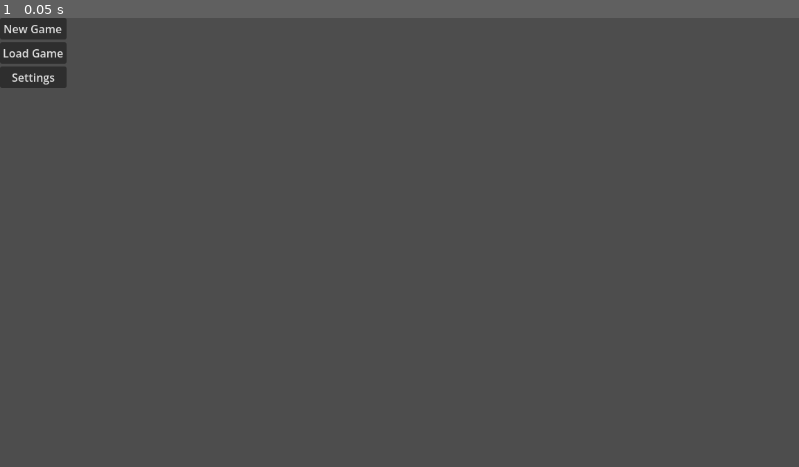
Above: before the commit, frame 1.
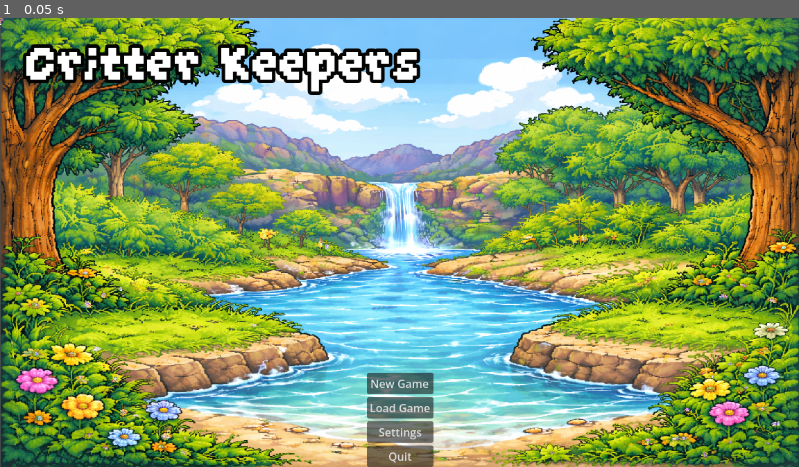
Above: after the commit, the same moment.

Repository: matteomaruca0/CritterKeepers
Game: Godot game, scene res://control.tscn
Two runs of this game, one before a commit and one after it. Both use one fixed random seed, a clock stepped at 60 frames per second and the inputs below. Before the commit the project has no main scene; this scene is started directly in both runs.
Inputs:
- Up to frame 1 (0.05 s): no input

The runs differ from the first frame. In frame 1, 99% of the frame differs, in the area x 0-100%, y 0-100%.

Commit message:
Add main menu assets and update project config

Diff:
--- a/critter-keepers-project/control.tscn
+++ b/critter-keepers-project/control.tscn
@@ -1,27 +1,329 @@
 [gd_scene format=3 uid="uid://crk8s0yexjped"]
 
-[node name="Control" type="Control" unique_id=1504315721]
+[ext_resource type="Texture2D" uid="uid://bthchn2b7n3dk" path="res://background1.png" id="1_0fbet"]
+[ext_resource type="Script" uid="uid://bi6awijfdu5rr" path="res://main_menu.gd" id="1_qtu10"]
+[ext_resource type="FontFile" uid="uid://cs0bp4s0xg7ri" path="res://GrapeSoda.ttf" id="2_62e2m"]
+[ext_resource type="Texture2D" uid="uid://crnqm5pqmfohp" path="res://Small-8-Direction-Characters_by_AxulArt.png" id="4_ee4bf"]
+
+[sub_resource type="StyleBoxTexture" id="StyleBoxTexture_62e2m"]
+texture = ExtResource("1_0fbet")
+
+[sub_resource type="StyleBoxEmpty" id="StyleBoxEmpty_qtu10"]
+
+[sub_resource type="Animation" id="Animation_kbped"]
+length = 0.001
+tracks/0/type = "value"
+tracks/0/imported = false
+tracks/0/enabled = true
+tracks/0/path = NodePath("Sprite2D:frame_coords")
+tracks/0/interp = 1
+tracks/0/loop_wrap = true
+tracks/0/keys = {
+"times": PackedFloat32Array(0),
+"transitions": PackedFloat32Array(1),
+"update": 1,
+"values": [Vector2i(0, 9)]
+}
+
+[sub_resource type="Animation" id="Animation_ee4bf"]
+resource_name = "idle_down"
+length = 0.1
+tracks/0/type = "value"
+tracks/0/imported = false
+tracks/0/enabled = true
+tracks/0/path = NodePath("Sprite2D:frame_coords")
+tracks/0/interp = 1
+tracks/0/loop_wrap = true
+tracks/0/keys = {
+"times": PackedFloat32Array(0.03333333),
+"transitions": PackedFloat32Array(1),
+"update": 1,
+"values": [Vector2i(4, 10)]
+}
+
+[sub_resource type="Animation" id="Animation_fj5cn"]
+resource_name = "idle_down_left"
+length = 0.1
+tracks/0/type = "value"
+tracks/0/imported = false
+tracks/0/enabled = true
+tracks/0/path = NodePath("Sprite2D:frame_coords")
+tracks/0/interp = 1
+tracks/0/loop_wrap = true
+tracks/0/keys = {
+"times": PackedFloat32Array(0.03333333),
+"transitions": PackedFloat32Array(1),
+"update": 1,
+"values": [Vector2i(5, 10)]
+}
+
+[sub_resource type="Animation" id="Animation_iy58a"]
+resource_name = "idle_down_right"
+length = 0.1
+tracks/0/type = "value"
+tracks/0/imported = false
+tracks/0/enabled = true
+tracks/0/path = NodePath("Sprite2D:frame_coords")
+tracks/0/interp = 1
+tracks/0/loop_wrap = true
+tracks/0/keys = {
+"times": PackedFloat32Array(0.03333333),
+"transitions": PackedFloat32Array(1),
+"update": 1,
+"values": [Vector2i(3, 10)]
+}
+
+[sub_resource type="Animation" id="Animation_6a6wx"]
+resource_name = "idle_left"
+length = 0.1
+tracks/0/type = "value"
+tracks/0/imported = false
+tracks/0/enabled = true
+tracks/0/path = NodePath("Sprite2D:frame_coords")
+tracks/0/interp = 1
+tracks/0/loop_wrap = true
+tracks/0/keys = {
+"times": PackedFloat32Array(0.03333333),
+"transitions": PackedFloat32Array(1),
+"update": 1,
+"values": [Vector2i(6, 10)]
+}
+
+[sub_resource type="Animation" id="Animation_sky72"]
+resource_name = "idle_right"
+length = 0.1
+tracks/0/type = "value"
+tracks/0/imported = false
+tracks/0/enabled = true
+tracks/0/path = NodePath("Sprite2D:frame_coords")
+tracks/0/interp = 1
+tracks/0/loop_wrap = true
+tracks/0/keys = {
+"times": PackedFloat32Array(0.03333333),
+"transitions": PackedFloat32Array(1),
+"update": 1,
+"values": [Vector2i(2, 10)]
+}
+
+[sub_resource type="Animation" id="Animation_0ytqx"]
+resource_name = "idle_up"
+length = 0.1
+tracks/0/type = "value"
+tracks/0/imported = false
+tracks/0/enabled = true
+tracks/0/path = NodePath("Sprite2D:frame_coords")
+tracks/0/interp = 1
+tracks/0/loop_wrap = true
+tracks/0/keys = {
+"times": PackedFloat32Array(0.03333333),
+"transitions": PackedFloat32Array(1),
+"update": 1,
+"values": [Vector2i(0, 10)]
+}
+
+[sub_resource type="Animation" id="Animation_eh0v1"]
+resource_name = "idle_up_left"
+length = 0.1
+tracks/0/type = "value"
+tracks/0/imported = false
+tracks/0/enabled = true
+tracks/0/path = NodePath("Sprite2D:frame_coords")
+tracks/0/interp = 1
+tracks/0/loop_wrap = true
+tracks/0/keys = {
+"times": PackedFloat32Array(0.03333333),
+"transitions": PackedFloat32Array(1),
+"update": 1,
+"values": [Vector2i(7, 10)]
+}
+
+[sub_resource type="Animation" id="Animation_pxugv"]
+resource_name = "idle_up_right"
+length = 0.1
+tracks/0/type = "value"
+tracks/0/imported = false
+tracks/0/enabled = true
+tracks/0/path = NodePath("Sprite2D:frame_coords")
+tracks/0/interp = 1
+tracks/0/loop_wrap = true
+tracks/0/keys = {
+"times": PackedFloat32Array(0.03333333),
+"transitions": PackedFloat32Array(1),
+"update": 1,
+"values": [Vector2i(1, 10)]
+}
+
+[sub_resource type="Animation" id="Animation_xvdhi"]
+resource_name = "move_down"
+length = 0.3
+tracks/0/type = "value"
+tracks/0/imported = false
+tracks/0/enabled = true
+tracks/0/path = NodePath("Sprite2D:frame_coords")
+tracks/0/interp = 1
+tracks/0/loop_wrap = true
+tracks/0/keys = {
+"times": PackedFloat32Array(0.00028510403, 0.1, 0.2),
+"transitions": PackedFloat32Array(1, 1, 1),
+"update": 1,
+"values": [Vector2i(4, 9), Vector2i(4, 10), Vector2i(4, 11)]
+}
+
+[sub_resource type="Animation" id="Animation_g31lc"]
+resource_name = "move_left"
+length = 0.3
+tracks/0/type = "value"
+tracks/0/imported = false
+tracks/0/enabled = true
+tracks/0/path = NodePath("Sprite2D:frame_coords")
+tracks/0/interp = 1
+tracks/0/loop_wrap = true
+tracks/0/keys = {
+"times": PackedFloat32Array(0, 0.1, 0.2),
+"transitions": PackedFloat32Array(1, 1, 1),
+"update": 1,
+"values": [Vector2i(6, 9), Vector2i(6, 10), Vector2i(6, 11)]
+}
+
+[sub_resource type="Animation" id="Animation_knq72"]
+resource_name = "move_right"
+length = 0.2
+tracks/0/type = "value"
+tracks/0/imported = false
+tracks/0/enabled = true
+tracks/0/path = NodePath("Sprite2D:frame_coords")
+tracks/0/interp = 1
+tracks/0/loop_wrap = true
+tracks/0/keys = {
+"times": PackedFloat32Array(0, 0.1, 0.2),
+"transitions": PackedFloat32Array(1, 1, 1),
+"update": 1,
+"values": [Vector2i(2, 9), Vector2i(2, 10), Vector2i(2, 11)]
+}
+
+[sub_resource type="Animation" id="Animation_am1vj"]
+resource_name = "move_up"
+length = 0.3
+tracks/0/type = "value"
+tracks/0/imported = false
+tracks/0/enabled = true
+tracks/0/path = NodePath("Sprite2D:frame_coords")
+tracks/0/interp = 1
+tracks/0/loop_wrap = true
+tracks/0/keys = {
+"times": PackedFloat32Array(0, 0.1, 0.2),
+"transitions": PackedFloat32Array(1, 1, 1),
+"update": 1,
+"values": [Vector2i(0, 9), Vector2i(0, 10), Vector2i(0, 11)]
+}
+
+[sub_resource type="AnimationLibrary" id="AnimationLibrary_eh0v1"]
+_data = {
+&"RESET": SubResource("Animation_kbped"),
+&"idle_down": SubResource("Animation_ee4bf"),
+&"idle_down_left": SubResource("Animation_fj5cn"),
+&"idle_down_right": SubResource("Animation_iy58a"),
+&"idle_left": SubResource("Animation_6a6wx"),
+&"idle_right": SubResource("Animation_sky72"),
+&"idle_up": SubResource("Animation_0ytqx"),
+&"idle_up_left": SubResource("Animation_eh0v1"),
+&"idle_up_right": SubResource("Animation_pxugv"),
+&"move_down": SubResource("Animation_xvdhi"),
+&"move_left": SubResource("Animation_g31lc"),
+&"move_right": SubResource("Animation_knq72"),
+&"move_up": SubResource("Animation_am1vj")
+}
+
+[sub_resource type="AnimationNodeStateMachine" id="AnimationNodeStateMachine_am1vj"]
+
+[node name="Main" type="Node" unique_id=1490523773]
+
+[node name="Main Menu" type="Control" parent="." unique_id=1504315721]
 layout_mode = 3
+anchors_preset = 15
+anchor_right = 1.0
+anchor_bottom = 1.0
+offset_left = 1.0
+offset_right = 1.0
+grow_horizontal = 2
+grow_vertical = 2
+script = ExtResource("1_qtu10")
+
+[node name="Panel" type="Panel" parent="Main Menu" unique_id=904192908]
+layout_mode = 1
 anchors_preset = 15
 anchor_right = 1.0
 anchor_bottom = 1.0
 grow_horizontal = 2
 grow_vertical = 2
-
-[node name="VBoxContainer" type="VBoxContainer" parent="." unique_id=725611939]
-layout_mode = 0
-offset_right = 40.0
-offset_bottom = 40.0
-
-[node name="New Game" type="Button" parent="VBoxContainer" unique_id=242803601]
+theme_override_styles/panel = SubResource("StyleBoxTexture_62e2m")
+
+[node name="VBoxContainer" type="VBoxContainer" parent="Main Menu" unique_id=725611939]
+layout_mode = 1
+anchors_preset = 7
+anchor_left = 0.5
+anchor_top = 1.0
+anchor_right = 0.5
+anchor_bottom = 1.0
+offset_left = -48.0
+offset_top = -101.0
+offset_right = 48.0
+grow_horizontal = 2
+grow_vertical = 0
+
+[node name="New Game" type="Button" parent="Main Menu/VBoxContainer" unique_id=242803601]
 layout_mode = 2
 text = "New Game"
 
-[node name="Load Game" type="Button" parent="VBoxContainer" unique_id=2104142040]
+[node name="Load Game" type="Button" parent="Main Menu/VBoxContainer" unique_id=2104142040]
 layout_mode = 2
 text = "Load Game"
 
-[node name="Settings" type="Button" parent="VBoxContainer" unique_id=1915071577]
+[node name="Settings" type="Button" parent="Main Menu/VBoxContainer" unique_id=1915071577]
 layout_mode = 2
 text = "Settings
 "
+
+[node name="Quit" type="Button" parent="Main Menu/VBoxContainer" unique_id=1470031056]
+layout_mode = 2
+text = "Quit"
+
+[node name="Label" type="Label" parent="Main Menu" unique_id=857709582]
+layout_mode = 1
+offset_left = 37.0
+offset_top = 21.0
+offset_right = 605.0
+offset_bottom = 206.0
+theme_override_colors/font_shadow_color = Color(0.015686275, 0.015686275, 0.011764706, 1)
+theme_override_colors/font_outline_color = Color(0.015686275, 0.015686275, 0.011764706, 1)
+theme_override_constants/shadow_offset_x = 0
+theme_override_constants/shadow_offset_y = 3
+theme_override_constants/outline_size = 20
+theme_override_fonts/font = ExtResource("2_62e2m")
+theme_override_font_sizes/font_size = 90
+theme_override_styles/normal = SubResource("StyleBoxEmpty_qtu10")
+text = "Critter Keepers
+"
+
+[node name="Game" type="Node" parent="." unique_id=94852806]
+
+[node name="Player" type="CharacterBody2D" parent="Game" unique_id=1245411479]
+
+[node name="Sprite2D" type="Sprite2D" parent="Game/Player" unique_id=628479329]
+texture = ExtResource("4_ee4bf")
+hframes = 8
+vframes = 12
+frame = 72
+
+[node name="AnimationPlayer" type="AnimationPlayer" parent="Game/Player" unique_id=122450457]
+libraries/ = SubResource("AnimationLibrary_eh0v1")
+
+[node name="AnimationTree" type="AnimationTree" parent="Game/Player" unique_id=769265886]
+tree_root = SubResource("AnimationNodeStateMachine_am1vj")
+
+[node name="CollisionShape2D" type="CollisionShape2D" parent="Game/Player" unique_id=1651877358]
+
+[connection signal="pressed" from="Main Menu/VBoxContainer/New Game" to="Main Menu" method="_on_new_game_pressed"]
+[connection signal="pressed" from="Main Menu/VBoxContainer/Load Game" to="Main Menu" method="_on_load_game_pressed"]
+[connection signal="pressed" from="Main Menu/VBoxContainer/Settings" to="Main Menu" method="_on_settings_pressed"]
+[connection signal="pressed" from="Main Menu/VBoxContainer/Quit" to="Main Menu" method="_on_quit_pressed"]
--- /dev/null
+++ b/critter-keepers-project/main_menu.gd
@@ -0,0 +1,27 @@
+extends Control
+
+
+# Called when the node enters the scene tree for the first time.
+func _ready() -> void:
+	pass # Replace with function body.
+
+
+# Called every frame. 'delta' is the elapsed time since the previous frame.
+func _process(delta: float) -> void:
+	pass
+
+
+func _on_new_game_pressed():
+	print('New Game Pressed')
+
+
+func _on_load_game_pressed():
+	print('Load Game Pressed')
+
+
+func _on_settings_pressed():
+	print('Settings Pressed')
+
+
+func _on_quit_pressed():
+	get_tree().quit()
--- a/critter-keepers-project/project.godot
+++ b/critter-keepers-project/project.godot
@@ -11,6 +11,7 @@
 [application]
 
 config/name="CritterKeepersProject"
+run/main_scene="uid://crk8s0yexjped"
 config/features=PackedStringArray("4.6", "GL Compatibility")
 config/icon="res://icon.svg"
 
@@ -20,6 +21,7 @@
 
 [rendering]
 
+textures/canvas_textures/default_texture_filter=0
 rendering_device/driver.windows="d3d12"
 renderer/rendering_method="gl_compatibility"
 renderer/rendering_method.mobile="gl_compatibility"
Binary file added: critter-keepers-project/GrapeSoda.ttf
Not shown, added: critter-keepers-project/GrapeSoda.ttf.import
Binary file added: critter-keepers-project/Small-8-Direction-Characters_by_AxulArt.png
Not shown, added: critter-keepers-project/Small-8-Direction-Characters_by_AxulArt.png.import
Binary file added: critter-keepers-project/background1.png
Not shown, added: critter-keepers-project/background1.png.import
Not shown, added: critter-keepers-project/main_menu.gd.uid
